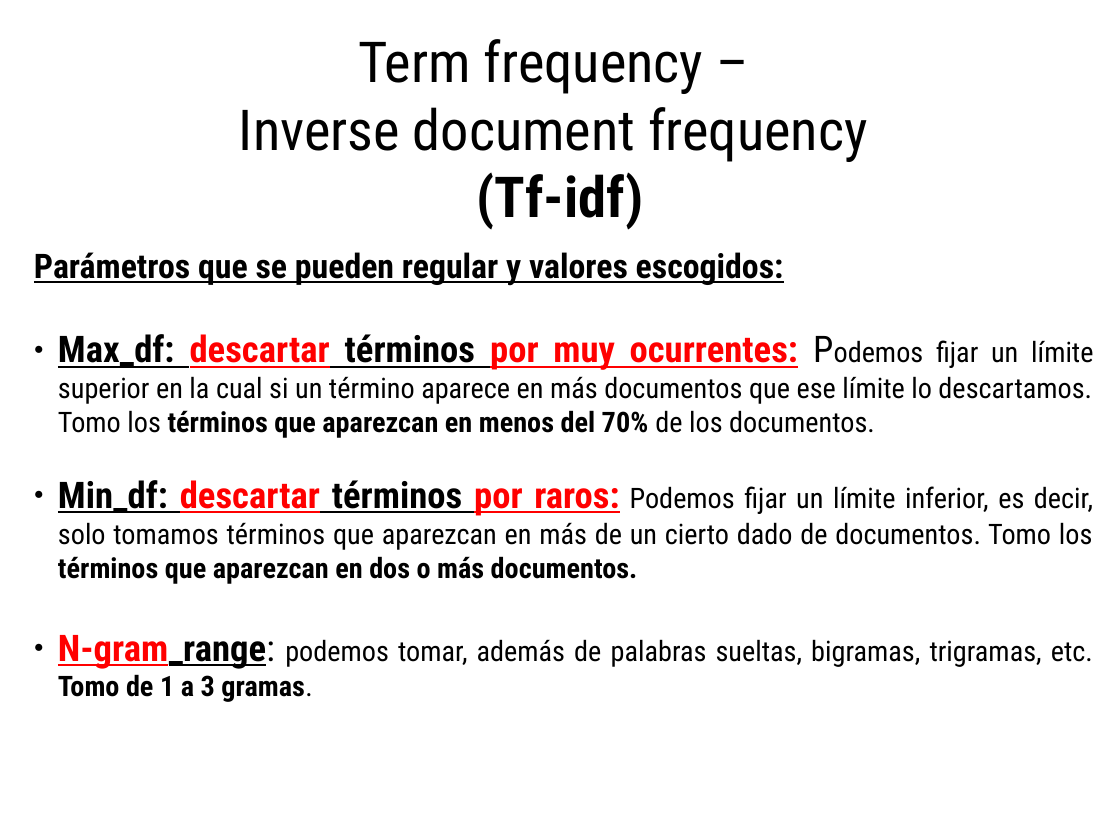
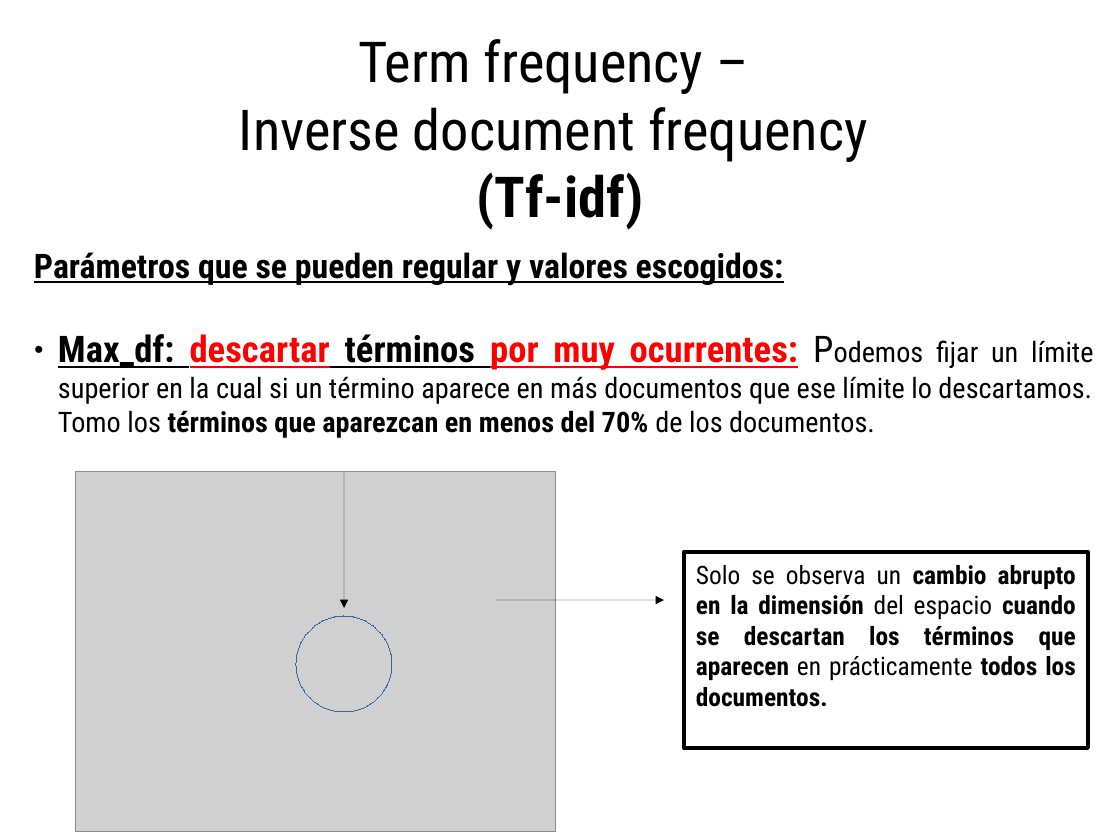
Before and after one commit to spinto88/Analisis_notas, a slide deck: slide 10 of Presentacion_analisis.odp. Drawn at 1120x840 pixels with LibreOffice and Linux fonts; fonts in the diff are those of the drawing; grey boxes stand for pictures. Boxes give left, top, right and bottom in pixels: in the first picture for what was removed or moved away, otherwise in the second. Text is boxed around its words. In the diff, an @@ line names an element or a change of style, - is before the commit and + after.

```diff
--- a/Presentacion_analisis.odp
+++ b/Presentacion_analisis.odp
@@ picture added at bbox=[76, 472, 556, 832] @@
@@ arrow added from (345, 472) to (345, 608), #000000 0 pt @@
@@ text at bbox=[58, 480, 1093, 702]: paragraphs removed @@
-● Min_df: descartar términos por raros: Podemos fijar un límite inferior, es decir, solo tomamos términos que aparezcan en más de un cierto dado de documentos. Tomo los términos que aparezcan en dos o más documentos.
-● N-gram_range: podemos tomar, además de palabras sueltas, bigramas, trigramas, etc. Tomo de 1 a 3 gramas.
@@ rectangle added at bbox=[684, 552, 1088, 748], outline #000000 2.83 pt, 18 pt, text #000000, bold @@
+Solo se observa un cambio abrupto en la dimensión del espacio cuando se descartan los términos que aparecen en prácticamente todos los documentos.
@@ ellipse added at bbox=[296, 616, 391, 711], outline #3465A4 0 pt @@
@@ arrow added from (496, 601) to (665, 601), #000000 0 pt @@
```
Also in this commit, not shown: 1 other slide changed, 3 other files.
